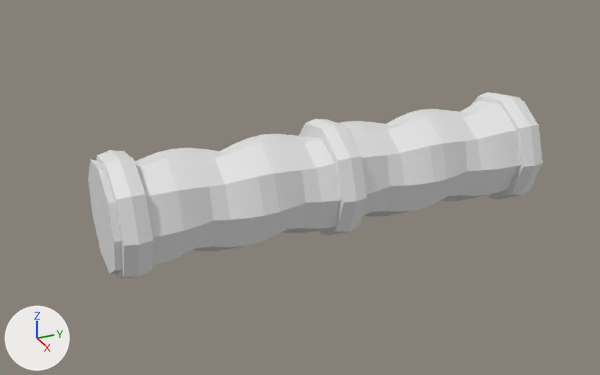
The glTF model godot/assets/waffen/modelle/einhandgriff/t4_1.glb, before and after one commit.
The view is the same before and after, from a 50 mm lens placed at (0.219, -0.1061, 0.1079), pointed at (-0.0021, -0.0065, -0.0027). The lights are fixed; the arrows at lower left show +X, +Y and +Z. The picture after the commit comes second. Vertices at exactly the same position are counted once.

Names of what the first picture shows: 'einhandgriff_t4_1'.
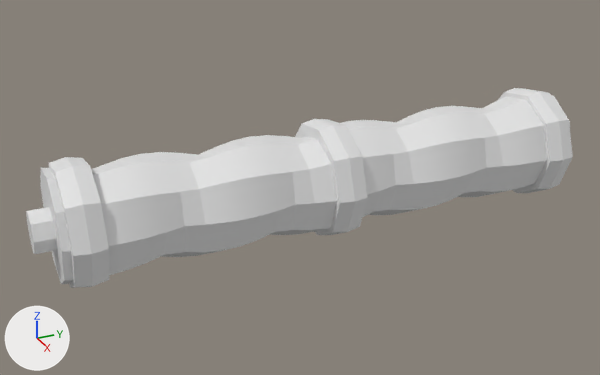
Scene script edits in JSON lines:
```json
{"op": "add", "block": "mat_beschlag", "code": ["mat_beschlag = principled_material('beschlag')", "mat_beschlag.base_color = (0.8, 0.8, 0.8)  # white #e7e7e7"]}
{"block": "me_einhandgriff_t4_1", "where": "# used by ob_einhandgriff_t4_1; location = (0.0, 0.0, 0.0)"}
{"op": "remove", "block": "me_einhandgriff_t4_1", "code": "me_einhandgriff_t4_1.from_pydata(...)  # 360 vertices, 704 faces; spans x -0.0183..0.0194, y -0.07..0.075, z -0.0191..0.0191"}
{"op": "add", "block": "me_einhandgriff_t4_1", "code": "me_einhandgriff_t4_1.from_pydata(...)  # 376 vertices, 732 faces; spans x -0.0183..0.0194, y -0.09..0.095, z -0.0191..0.0191"}
{"block": "me_einhandgriff_t4_1", "change": "me_einhandgriff_t4_1 part 1: the loose piece of 279 vertices spanning x -0.0169..0.017, y -0.07..0.075, z -0.0172..0.0172 is multiplied about its middle by the matrix ((1.0, 0.0, 0.0), (0.0, 1.186, 0.0), (0.0, 0.0, 1.0)), then moved by (0.0, -0.0005, 0.0)"}
{"block": "me_einhandgriff_t4_1", "change": "me_einhandgriff_t4_1 part 2: the loose piece of 27 vertices spanning x -0.0183..0.0194, y -0.068..-0.06, z -0.0191..0.0191 is scaled about its middle by (1, 1.19, 1), then moved by (0.0, -0.0129, 0.0)"}
{"block": "me_einhandgriff_t4_1", "change": "me_einhandgriff_t4_1 part 3: the loose piece of 27 vertices spanning x -0.0183..0.0194, y -0.0015..0.0065, z -0.0191..0.0191 is scaled about its middle by (1, 1.19, 1), then moved by (0.0, -0.0005, 0.0)"}
{"block": "me_einhandgriff_t4_1", "change": "me_einhandgriff_t4_1 part 4: the loose piece of 27 vertices spanning x -0.0183..0.0194, y 0.065..0.073, z -0.0191..0.0191 is scaled about its middle by (1, 1.19, 1), then moved by (0.0, 0.0119, 0.0)"}
{"block": "me_einhandgriff_t4_1", "change": "me_einhandgriff_t4_1 part 5: a new loose piece, an 8-sided cylinder along y spanning x -0.0065..0.0065, y -0.09..0.095, z -0.0065..0.0065, in mat_beschlag (white #e7e7e7)"}
{"op": "add", "block": "me_einhandgriff_t4_1", "code": "me_einhandgriff_t4_1.materials.append(mat_beschlag)  # white #e7e7e7"}
```

What differs and where, as boxes [x1, y1, x2, y2] in the pictures (600 x 375 px; the box of a moved part takes in the faces that stretch with it):
```json
{"object": "einhandgriff_t4_1", "change": "reshaped", "before": [88, 92, 543, 278], "after": [26, 88, 573, 288], "on screen": "20% wider, 7% taller"}
{"part": 1, "of": "me_einhandgriff_t4_1", "change": "moved or reshaped", "before": [88, 100, 540, 274], "after": [40, 95, 571, 284]}
{"part": 2, "of": "me_einhandgriff_t4_1", "change": "moved or reshaped", "before": [96, 150, 153, 278], "after": [49, 157, 109, 288]}
{"part": 3, "of": "me_einhandgriff_t4_1", "change": "moved or reshaped", "before": [299, 119, 367, 235], "after": [295, 119, 368, 235]}
{"part": 4, "of": "me_einhandgriff_t4_1", "change": "moved or reshaped", "before": [471, 92, 543, 199], "after": [497, 88, 573, 193]}
{"part": 5, "of": "me_einhandgriff_t4_1", "change": "added", "after": [26, 207, 57, 254]}
```
